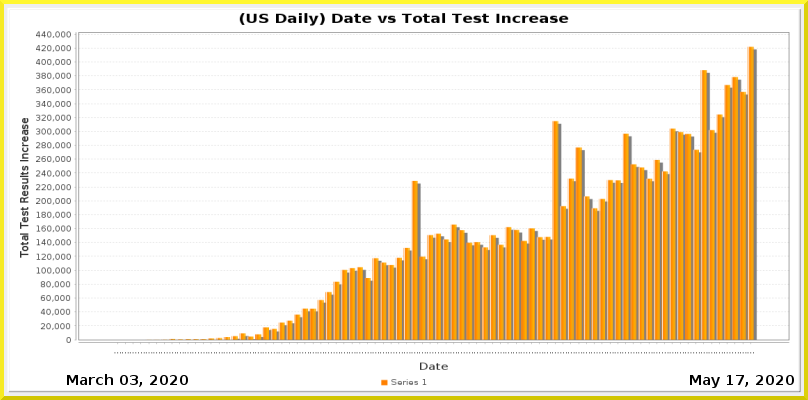
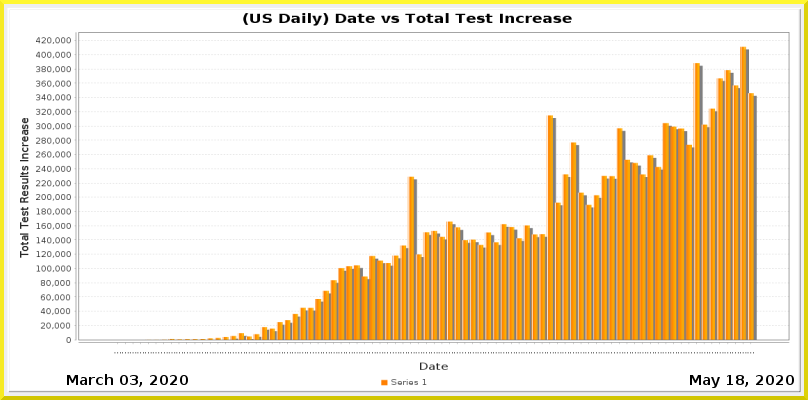
Before/after of a 808 x 400 layered artwork. What changed in the layer stack:
painted on "Current Date" over left=736, top=375, right=744, bottom=385
painted on "Date_vs_TestIncrease.png" over left=9, top=9, right=802, bottom=392
